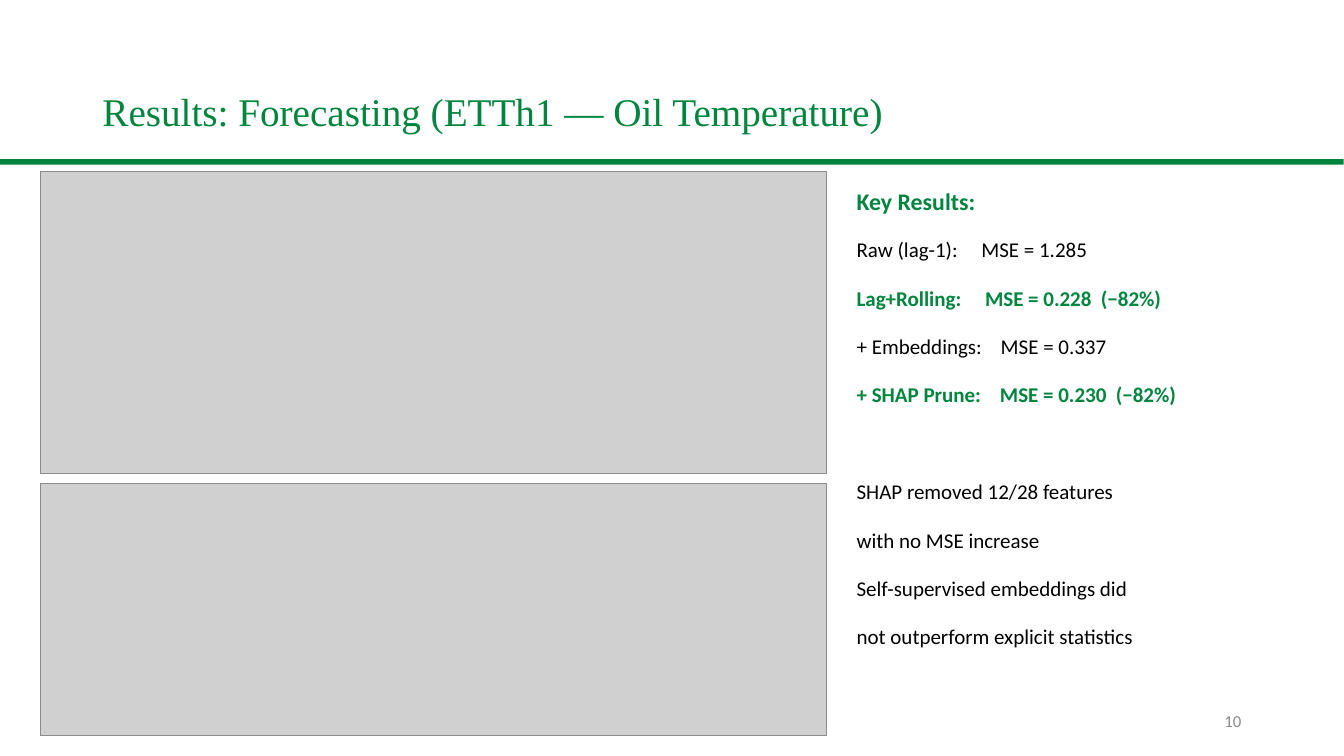
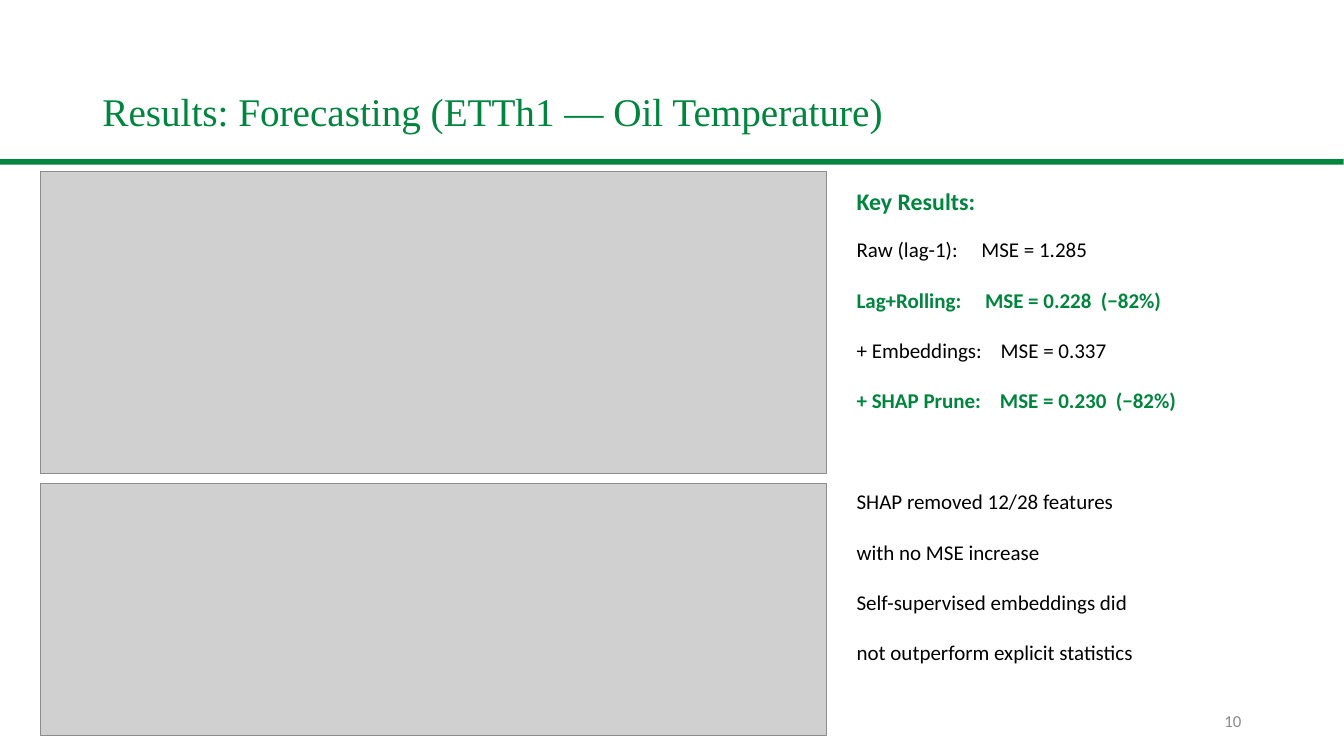
Before and after one commit to Ash-projects-personal/CSCE5222-Group18-FeatureEngineering, a slide deck: slide 10 of slides/Group18_UNT_Presentation.pptx. Drawn at 1344x756 pixels with LibreOffice and Linux fonts; fonts in the diff are those of the drawing; grey boxes stand for pictures; background and template pictures are left out. Boxes give left, top, right and bottom in pixels: in the first picture for what was removed or moved away, otherwise in the second. Text is boxed around its words. In the diff, an @@ line names an element or a change of style, - is before the commit and + after.

```diff
--- a/slides/Group18_UNT_Presentation.pptx
+++ b/slides/Group18_UNT_Presentation.pptx
@@ text "+ Embeddings: MSE = 0.337": place and size @@
-text "+ Embeddings: MSE = 0.337" at <box>872,339,1106,358</box>
+text "+ Embeddings: MSE = 0.337" at <box>872,343,1106,362</box>
@@ text "+ SHAP Prune: MSE = ...": place and size @@
-text "+ SHAP Prune: MSE = ..." at <box>872,386,1176,405</box>
+text "+ SHAP Prune: MSE = ..." at <box>872,392,1176,411</box>
@@ text "SHAP removed 12/28 features": place and size @@
-text "SHAP removed 12/28 features" at <box>857,484,1113,500</box>
+text "SHAP removed 12/28 features" at <box>857,494,1113,510</box>
@@ text "with no MSE increase": place and size @@
-text "with no MSE increase" at <box>857,533,1040,548</box>
+text "with no MSE increase" at <box>857,545,1040,560</box>
@@ text "Self-supervised embeddings did": place and size @@
-text "Self-supervised embeddings did" at <box>857,581,1127,600</box>
+text "Self-supervised embeddings did" at <box>857,595,1127,614</box>
@@ text "not outperform explicit statistics": place and size @@
-text "not outperform explicit statistics" at <box>857,629,1132,648</box>
+text "not outperform explicit statistics" at <box>857,645,1132,664</box>
```
Also in this commit, not shown: 7 other slides changed, 1 slide added, 1 slide removed, 1 other file.
